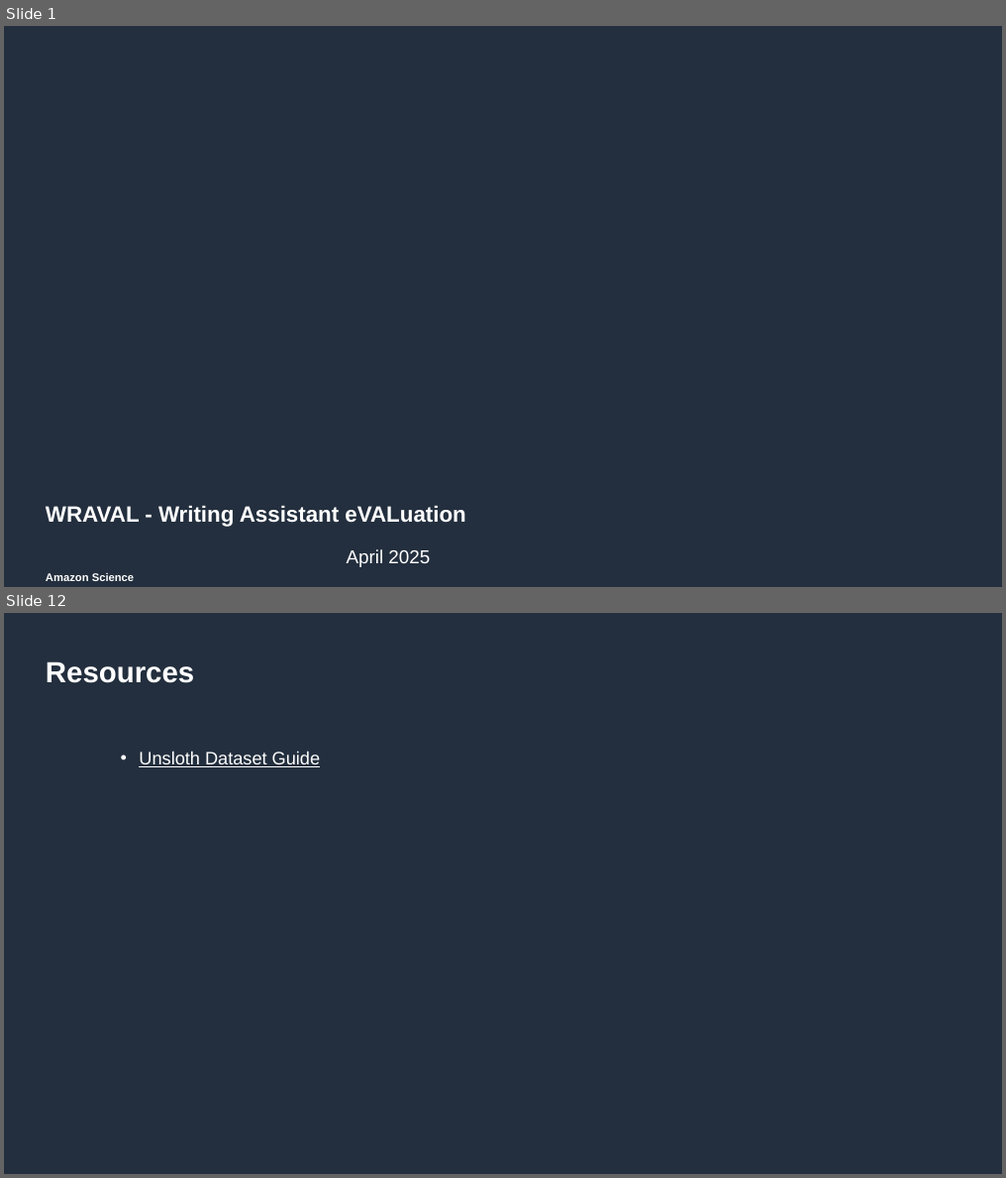
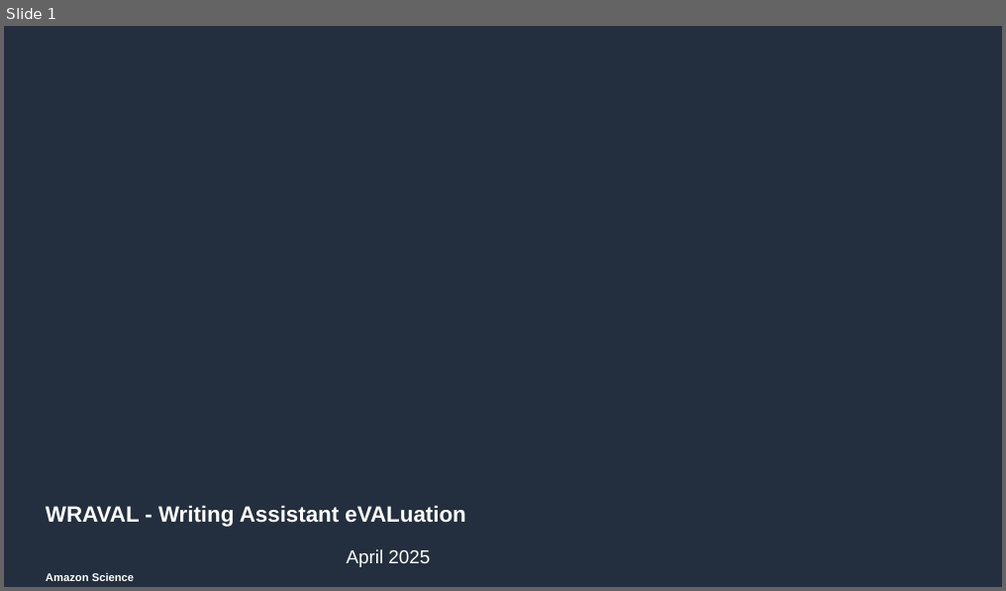
Before and after one commit to amazon-science/wraval, a slide deck: resources/wraval_presentation.pptx. Shown one above the other, each under a label of ours: slides 1 and 12 before the commit, slide 1 after it; the slides between them are not shown. The pictures are 1006x1178 and 1006x591 pixels, drawn with LibreOffice and Linux fonts; fonts in the diff are those of the drawing; background and template pictures are left out. Boxes give left, top, right and bottom in pixels: in the first picture for what was removed or moved away, otherwise in the second. Text is boxed around its words. In the diff, an @@ line names an element or a change of style, - is before the commit and + after.

```diff
--- a/resources/wraval_presentation.pptx
+++ b/resources/wraval_presentation.pptx
@@ slide 12 removed at (4,613,1002,1174), background #232F3E @@
@@ title removed at (46,662,194,683) @@
-Resources
@@ text removed at (139,751,320,767) @@
-• Unsloth Dataset Guide
```
Also in this commit, not shown: 6 slides changed, 12 slides added, 4 other slides removed, 5 other files.
